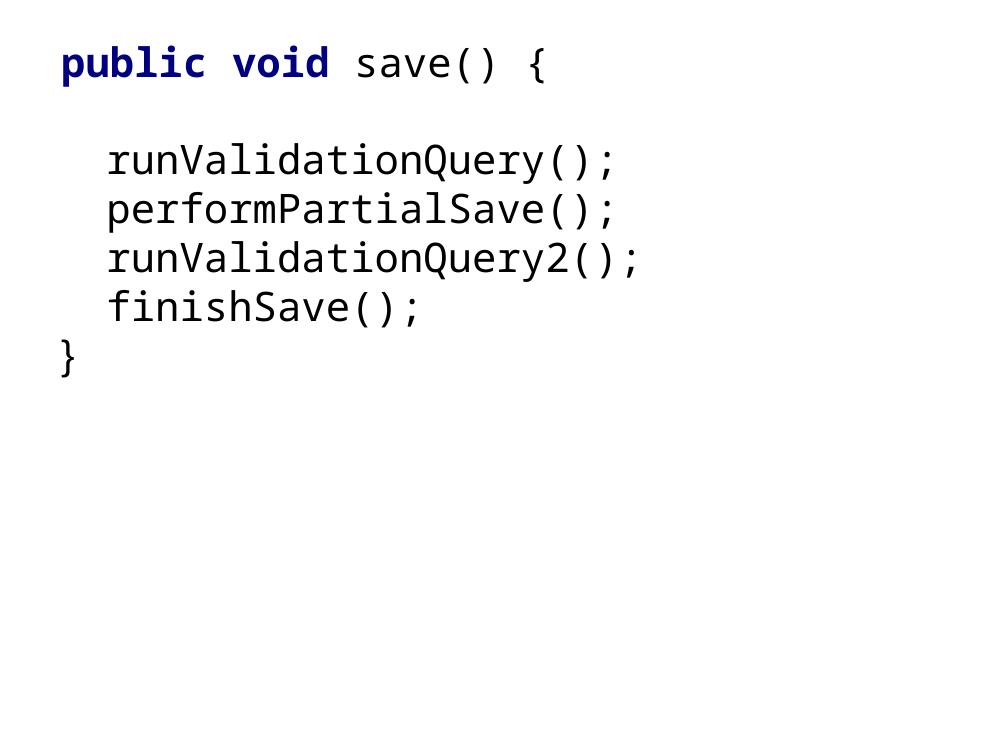
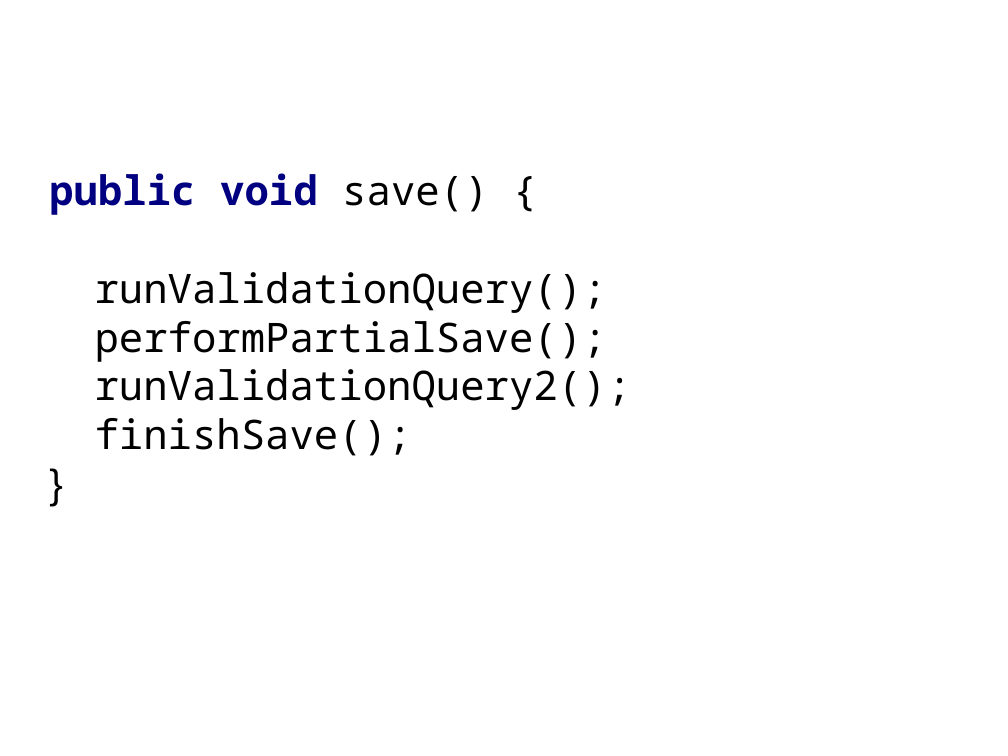
Before and after one commit to HamletDRC/presentations, a slide deck: slide 18 of newideasforoldcode/NewIdeasForOldCode_Confess2011.odp. Drawn at 1008x756 pixels with LibreOffice and Linux fonts; fonts in the diff are those of the drawing; background and template pictures are left out. Boxes give left, top, right and bottom in pixels: in the first picture for what was removed or moved away, otherwise in the second. Text is boxed around its words. In the diff, an @@ line names an element or a change of style, - is before the commit and + after.

```diff
--- a/newideasforoldcode/NewIdeasForOldCode_Confess2011.odp
+++ b/newideasforoldcode/NewIdeasForOldCode_Confess2011.odp
@@ subtitle "public void save() {" moved from (x1=61, y1=45, x2=642, y2=328) to (x1=49, y1=173, x2=631, y2=456) @@
```
Also in this commit, not shown: 2 slides added, 1 other file.
